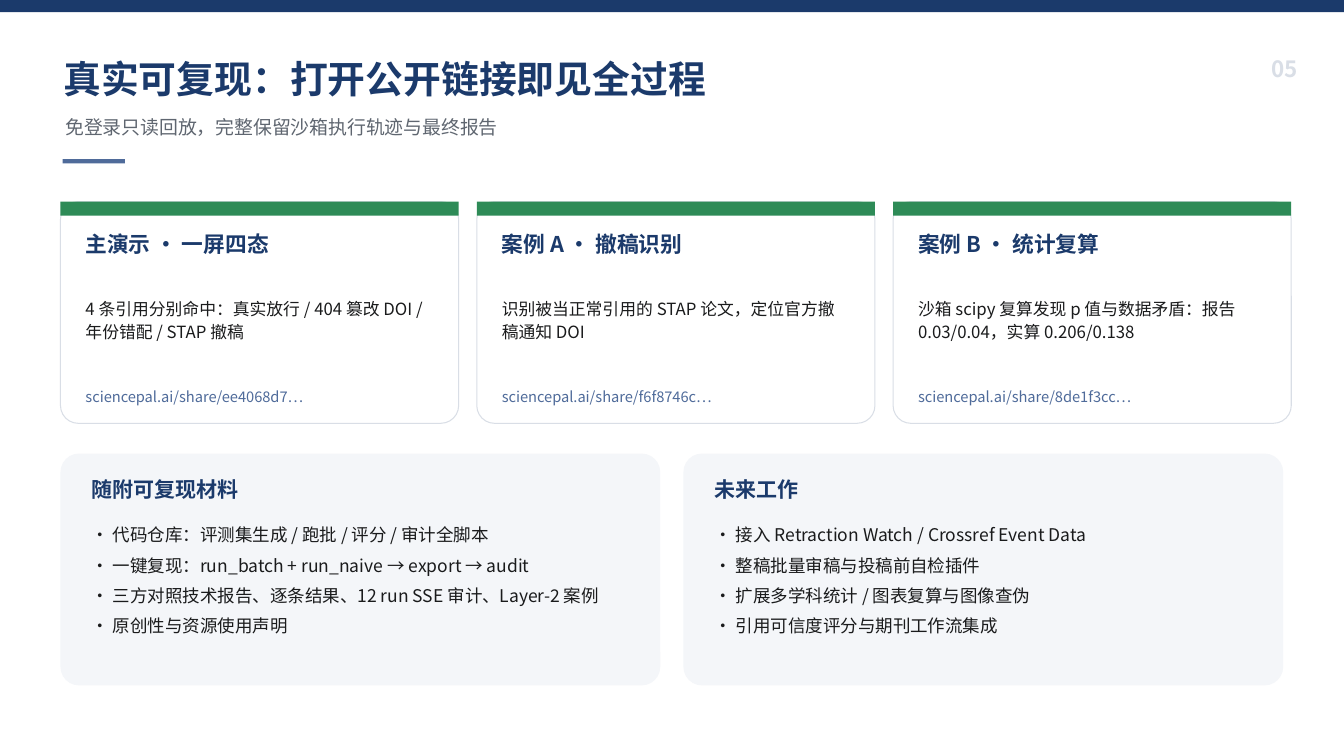
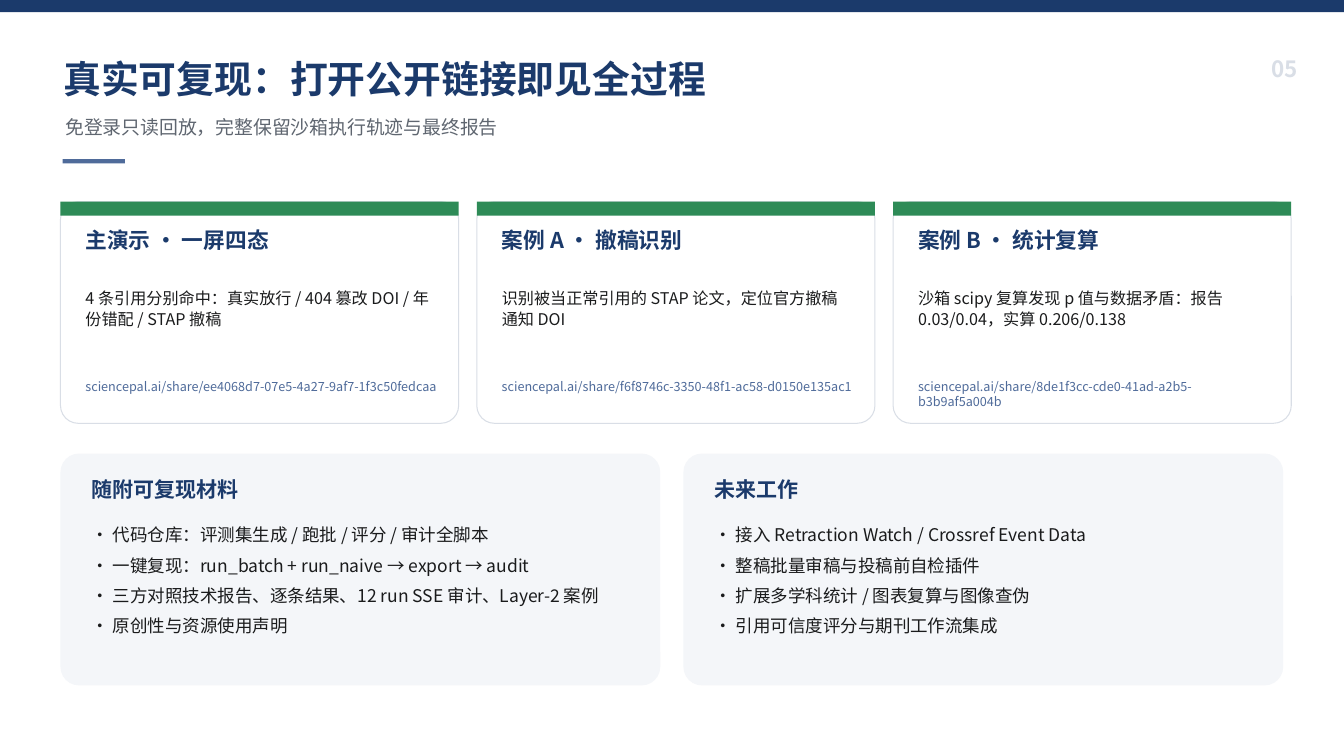
Before and after one commit to medisean/sciencepal-paper-verifier, a slide deck: slide 5 of assets/科研论文核查员.pptx. Drawn at 1344x756 pixels with LibreOffice and Linux fonts; fonts in the diff are those of the drawing. Boxes give left, top, right and bottom in pixels: in the first picture for what was removed or moved away, otherwise in the second. Text is boxed around its words. In the diff, an @@ line names an element or a change of style, - is before the commit and + after.

```diff
--- a/assets/科研论文核查员.pptx
+++ b/assets/科研论文核查员.pptx
@@ text "主演示 · 一屏四态": place and size @@
-text "主演示 · 一屏四态" at [85, 233, 269, 254]
+text "主演示 · 一屏四态" at [85, 229, 269, 250]
@@ text "案例 A · 撤稿识别": place and size @@
-text "案例 A · 撤稿识别" at [502, 233, 682, 254]
+text "案例 A · 撤稿识别" at [502, 229, 682, 250]
@@ text "案例 B · 统计复算": place and size @@
-text "案例 B · 统计复算" at [918, 233, 1100, 254]
+text "案例 B · 统计复算" at [918, 229, 1100, 250]
@@ text "4 条引用分别命中：真实放行 / 404 篡改 ...": place and size @@
-text "4 条引用分别命中：真实放行 / 404 篡改 ..." at [85, 301, 412, 340]
+text "4 条引用分别命中：真实放行 / 404 篡改 ..." at [85, 290, 429, 327]
@@ text "识别被当正常引用的 STAP 论文，定位官方撤稿通知 DOI": place and size @@
-text "识别被当正常引用的 STAP 论文，定位官方撤稿通知 DOI" at [502, 301, 834, 340]
+text "识别被当正常引用的 STAP 论文，定位官方撤稿通知 DOI" at [502, 290, 837, 326]
@@ size 12 to 11.5 pt; line spacing 1.15 to 1.12 in 3 elements at [85, 290, 429, 327], [502, 290, 837, 326], [918, 290, 1223, 328] @@
@@ text "沙箱 scipy 复算发现 p 值与数据矛盾：报告 ...": place and size @@
-text "沙箱 scipy 复算发现 p 值与数据矛盾：报告 ..." at [918, 301, 1235, 341]
+text "沙箱 scipy 复算发现 p 值与数据矛盾：报告 ..." at [918, 290, 1223, 328]
@@ text at [85, 381, 436, 394]: text changed; size 10.5 to 9 pt @@
-sciencepal.ai/share/ee4068d7…
+sciencepal.ai/share/ee4068d7-07e5-4a27-9af7-1f3c50fedcaa
@@ text at [502, 381, 852, 394]: text changed; size 10.5 to 9 pt @@
-sciencepal.ai/share/f6f8746c…
+sciencepal.ai/share/f6f8746c-3350-48f1-ac58-d0150e135ac1
@@ text at [918, 381, 1192, 406]: text changed; size 10.5 to 9 pt @@
-sciencepal.ai/share/8de1f3cc…
+sciencepal.ai/share/8de1f3cc-cde0-41ad-a2b5-b3b9af5a004b
```
Also in this commit, not shown: 1 other slide changed, 8 other files.
